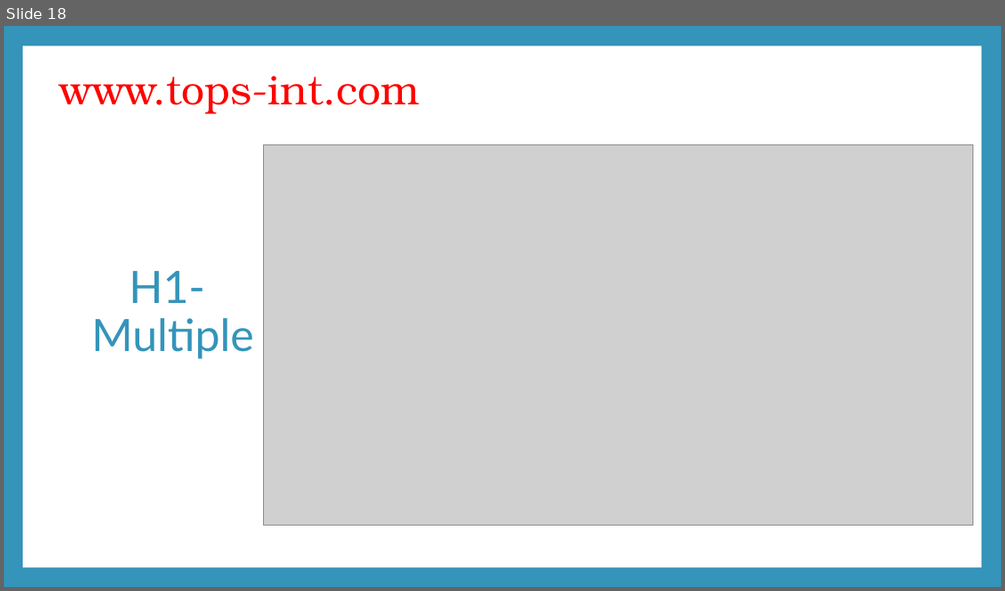
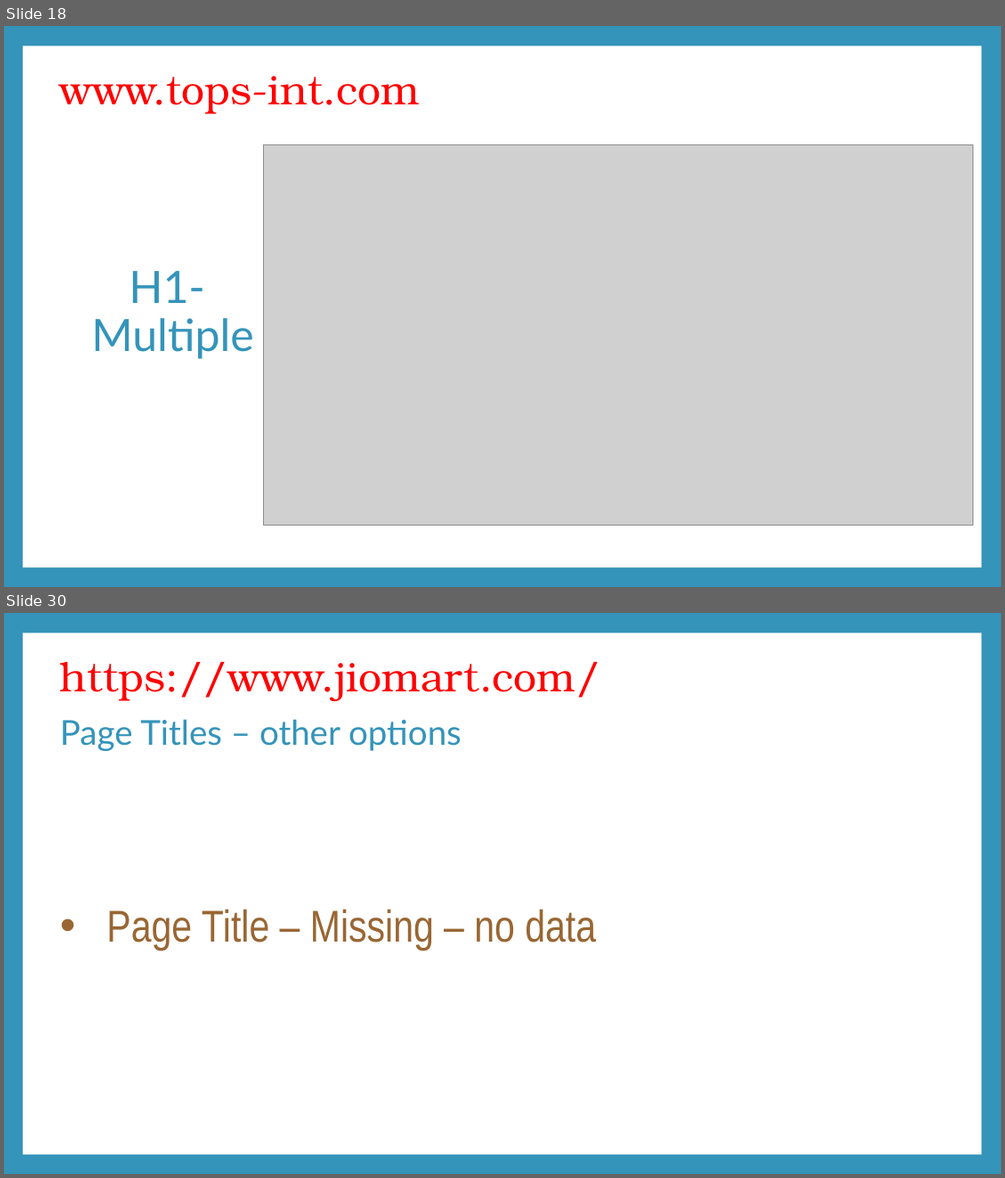
Before and after one commit to Resh-Digi/Resh-DM-Task, a slide deck: SCREAMING FROG.pptx. Shown one above the other, each under a label of ours: slide 18 before the commit, slides 18 and 30 after it; the slides between them are not shown. The pictures are 1005x591 and 1005x1178 pixels, drawn with LibreOffice and Linux fonts; fonts in the diff are those of the drawing; grey boxes stand for pictures. Boxes give left, top, right and bottom in pixels: in the first picture for what was removed or moved away, otherwise in the second. Text is boxed around its words. In the diff, an @@ line names an element or a change of style, - is before the commit and + after.

```diff
--- a/SCREAMING FROG.pptx
+++ b/SCREAMING FROG.pptx
@@ slide 30 added at [4,613,1001,1174], background #3494BA; not listed: 1 template element that a slide beside it also shows @@
@@ title added at [60,662,600,701], 39.6 pt, text #FF0000 @@
+https://www.jiomart.com/
@@ text added at [60,719,461,751], 33 pt, text #3494BA @@
+Page Titles – other options
@@ text added at [106,908,596,951], 42.9 pt, text #996633 @@
+• Page Title – Missing – no data
```
Also in this commit, not shown: 1 slide changed, 10 other slides added.
